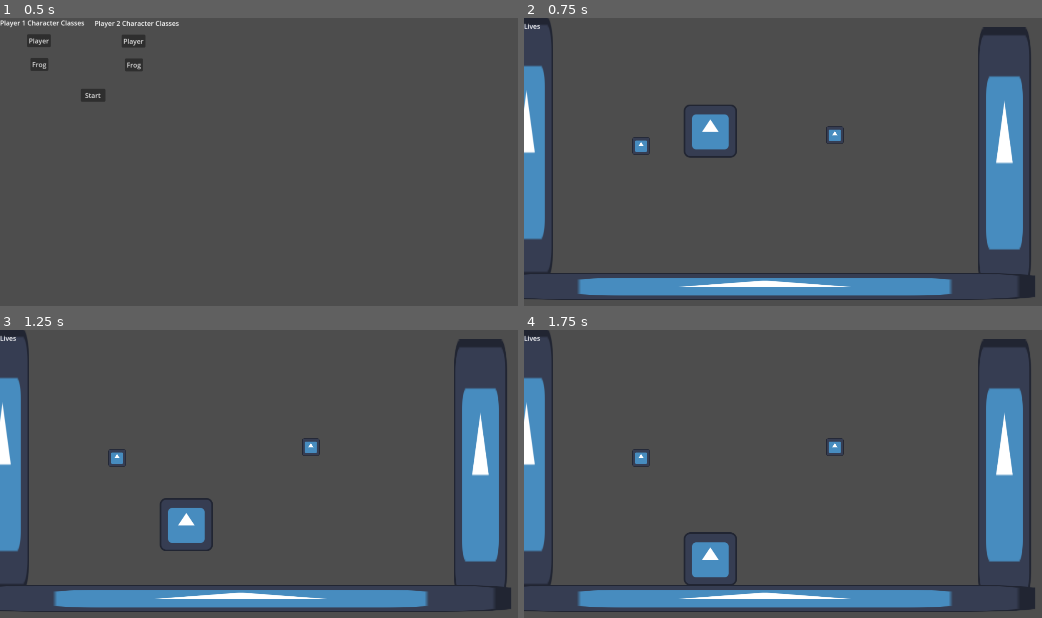
Above: before the commit, frames 1-4 (two rows, left to right).
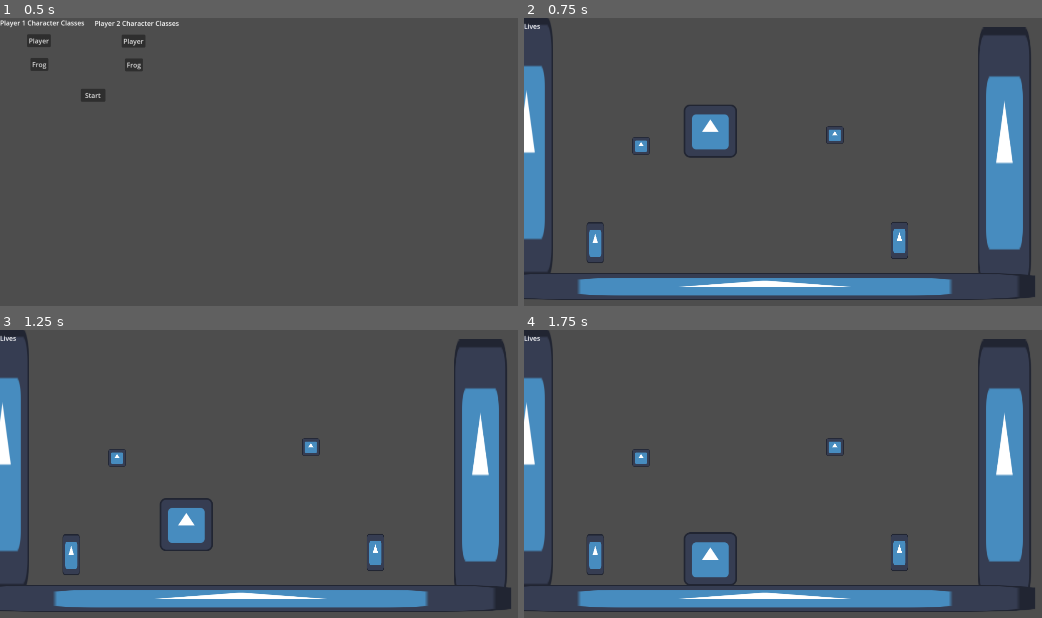
Above: after the commit, the same moments.

Repository: Nikhil-Mohan-01/Godot-Game
Game: Godot game, scene res://Scenes/contols.tscn
Two runs of this game, one before a commit and one after it. Both use one fixed random seed, a clock stepped at 60 frames per second and the inputs below. The engine's default icon, where the game draws it, is replaced by a stand-in: a white triangle on a blue panel in a dark square.
Inputs:
- Up to frame 1 (0.5 s): no input
- Up to frame 2 (0.75 s): click "Start" at 0.5 s
- Up to frame 3 (1.25 s): no input
- Up to frame 4 (1.75 s): tap Enter at 1.25 s; hold D from 1.28 s (still down); hold E from 1.28 s (still down); tap W at 1.52 s; tap U at 1.55 s

Frame 1 is identical in both runs. In frame 2, 0.5% of the frame differs, in the area x 12-75%, y 70-86%; in frame 3, 0.5%; in frame 4, 0.5%.

Commit message:
Finished the character classes, worked on the artifact and added portals to swap between regular player and frog.

Diff:
--- /dev/null
+++ b/SRC/Artifact.gd
@@ -0,0 +1,17 @@
+extends RigidBody2D
+
+@onready var Player1 = get_parent().get_node("Player1")
+@onready var Player2 = get_parent().get_node("Player2")
+
+func _ready():
+	pass
+
+func _process(delta):
+	pass
+
+func _on_area_2d_body_entered(body):
+	print("Body Entered:", body.name)  # Debug print to check if the function is called
+	if body == Player1 and Input.is_key_pressed(KEY_E):
+		print("P1 Picked")
+	if body == Player2 and Input.is_key_pressed(KEY_U):
+		print("P2 Picked")
--- /dev/null
+++ b/SRC/Portal.gd
@@ -0,0 +1,23 @@
+extends Area2D
+
+@onready var Player1 = get_parent().get_node("Player1")
+@onready var Player2 = get_parent().get_node("Player2")
+
+# Called when the node enters the scene tree for the first time.
+func _ready():
+	pass # Replace with function body.
+
+
+# Called every frame. 'delta' is the elapsed time since the previous frame.
+func _process(delta):
+	pass
+
+
+func _on_body_entered(body):
+	print(body.name)
+	if body == Player1:
+		Global.frog1 = true
+		Global.player1 = false
+	if body == Player2:
+		Global.frog2 = true
+		Global.player2 = false
--- /dev/null
+++ b/SRC/PortalReverse.gd
@@ -0,0 +1,23 @@
+extends Area2D
+
+@onready var Player1 = get_parent().get_node("Player1")
+@onready var Player2 = get_parent().get_node("Player2")
+
+# Called when the node enters the scene tree for the first time.
+func _ready():
+	pass # Replace with function body.
+
+
+# Called every frame. 'delta' is the elapsed time since the previous frame.
+func _process(delta):
+	pass
+
+
+func _on_body_entered(body):
+	print(body.name)
+	if body == Player1:
+		Global.frog1 = false
+		Global.player1 = true
+	if body == Player2:
+		Global.frog2 = false
+		Global.player2 = true
--- a/SRC/player1_movement.gd
+++ b/SRC/player1_movement.gd
@@ -93,6 +93,12 @@
 		_add_angular_velocity((dlr * 0.3) * 0.02)
 
 func _process(delta):
+	if Global.player1:
+		scale = Vector2(0.5, 1)
+		rotation = 0
+	elif Global.frog1:
+		scale = Vector2(0.25, 0.25)
+
 	if Global.frog1:
 		rotation = -angle
 		angular_acceleration = ((-gravity * delta) / arm_length) * sin(angle)
--- a/SRC/player2_movement.gd
+++ b/SRC/player2_movement.gd
@@ -93,6 +93,12 @@
 		_add_angular_velocity((dlr * 0.3) * 0.02)
 
 func _process(delta):
+	if Global.player2:
+		scale = Vector2(0.5, 1)
+		rotation = 0
+	elif Global.frog2:
+		scale = Vector2(0.25, 0.25)
+
 	if Global.frog2:
 		rotation = -angle
 		angular_acceleration = ((-gravity * delta) / arm_length) * sin(angle)
--- a/Scenes/Artifact.tscn
+++ b/Scenes/Artifact.tscn
@@ -1,55 +1,32 @@
 [gd_scene load_steps=5 format=3 uid="uid://drx2k35x5ck51"]
 
+[ext_resource type="Script" path="res://SRC/Artifact.gd" id="1_dfmv4"]
 [ext_resource type="Texture2D" uid="uid://dc6uuhw4f1xqy" path="res://Assets/icon.svg" id="1_jpf8u"]
 
-[sub_resource type="GDScript" id="GDScript_3wrtb"]
-script/source = "extends RigidBody2D
-
-@onready var Player1 = get_parent().get_node(\"Player1\")
-@onready var Player2 = get_parent().get_node(\"Player2\")
-# Called when the node enters the scene tree for the first time.
-func _ready():
-	pass # Replace with function body.
-
-
-# Called every frame. 'delta' is the elapsed time since the previous frame.
-func _process(delta):
-	pass
-
-
-func _on_area_2d_body_entered(body):
-	if body == Player1:
-		if Input.is_key_pressed(KEY_E):
-			print(\"P1 Picked\")
-	elif body == Player2:
-		if Input.is_key_pressed(KEY_U):
-			print(\"P2 Picked\")
-"
+[sub_resource type="RectangleShape2D" id="RectangleShape2D_otucn"]
+size = Vector2(126, 127)
 
 [sub_resource type="RectangleShape2D" id="RectangleShape2D_qk01v"]
 size = Vector2(126, 127)
 
-[sub_resource type="RectangleShape2D" id="RectangleShape2D_otucn"]
-size = Vector2(126, 127)
-
 [node name="Artifact" type="RigidBody2D"]
 collision_layer = 8
-script = SubResource("GDScript_3wrtb")
+script = ExtResource("1_dfmv4")
 
-[node name="CollisionShape2D" type="CollisionShape2D" parent="."]
-position = Vector2(0, -0.5)
-shape = SubResource("RectangleShape2D_qk01v")
+[node name="Sprite2D" type="Sprite2D" parent="."]
+texture = ExtResource("1_jpf8u")
 
 [node name="Area2D" type="Area2D" parent="."]
 collision_layer = 4
 collision_mask = 2
-
-[node name="Sprite2D" type="Sprite2D" parent="Area2D"]
-texture = ExtResource("1_jpf8u")
 
 [node name="CollisionShape2D" type="CollisionShape2D" parent="Area2D"]
 position = Vector2(0, -0.5)
 shape = SubResource("RectangleShape2D_otucn")
 debug_color = Color(0.68967, 0.498292, 0, 0.42)
 
+[node name="CollisionShape2D2" type="CollisionShape2D" parent="."]
+position = Vector2(0, -0.5)
+shape = SubResource("RectangleShape2D_qk01v")
+
 [connection signal="body_entered" from="Area2D" to="." method="_on_area_2d_body_entered"]
--- a/Scenes/Player1.tscn
+++ b/Scenes/Player1.tscn
@@ -10,7 +10,7 @@
 [node name="Player1_Frog" type="CharacterBody2D"]
 scale = Vector2(0.33, 0.33)
 collision_layer = 2
-collision_mask = 5
+collision_mask = 21
 script = ExtResource("1_co0pl")
 
 [node name="Sprite2D" type="Sprite2D" parent="."]
--- a/Scenes/main.tscn
+++ b/Scenes/main.tscn
@@ -1,10 +1,12 @@
-[gd_scene load_steps=7 format=3 uid="uid://swngeg5rhhdh"]
+[gd_scene load_steps=9 format=3 uid="uid://swngeg5rhhdh"]
 
 [ext_resource type="Script" path="res://SRC/main.gd" id="1_fhg7w"]
 [ext_resource type="PackedScene" uid="uid://du0mt2887weg6" path="res://Scenes/Player1.tscn" id="1_sviiv"]
 [ext_resource type="Texture2D" uid="uid://dc6uuhw4f1xqy" path="res://Assets/icon.svg" id="2_ro2f5"]
 [ext_resource type="PackedScene" uid="uid://drx2k35x5ck51" path="res://Scenes/Artifact.tscn" id="3_ghsqg"]
 [ext_resource type="PackedScene" uid="uid://dn7gpvvjrgnea" path="res://Scenes/Player2.tscn" id="5_a55v7"]
+[ext_resource type="PackedScene" uid="uid://dw3j84j3iibxo" path="res://Scenes/portal.tscn" id="6_upy1o"]
+[ext_resource type="PackedScene" uid="uid://chr0jcn2erqx" path="res://Scenes/portal_reverse.tscn" id="7_7goin"]
 
 [sub_resource type="RectangleShape2D" id="RectangleShape2D_msm44"]
 size = Vector2(128, 126)
@@ -60,3 +62,13 @@
 
 [node name="Artifact" parent="." instance=ExtResource("3_ghsqg")]
 position = Vector2(447.217, 259.151)
+
+[node name="Portal" parent="." instance=ExtResource("6_upy1o")]
+position = Vector2(171, 539)
+scale = Vector2(0.33, 0.33)
+collision_layer = 16
+collision_mask = 2
+
+[node name="PortalReverse" parent="." instance=ExtResource("7_7goin")]
+position = Vector2(901, 534)
+scale = Vector2(0.33, 0.33)
--- /dev/null
+++ b/Scenes/portal.tscn
@@ -0,0 +1,22 @@
+[gd_scene load_steps=4 format=3 uid="uid://dw3j84j3iibxo"]
+
+[ext_resource type="Script" path="res://SRC/Portal.gd" id="1_mcuyd"]
+[ext_resource type="Texture2D" uid="uid://dc6uuhw4f1xqy" path="res://Assets/icon.svg" id="2_iecwk"]
+
+[sub_resource type="RectangleShape2D" id="RectangleShape2D_w1ae2"]
+size = Vector2(127, 297)
+
+[node name="Portal" type="Area2D"]
+script = ExtResource("1_mcuyd")
+
+[node name="Sprite2D" type="Sprite2D" parent="."]
+position = Vector2(0, 0.5)
+scale = Vector2(1, 2.32031)
+texture = ExtResource("2_iecwk")
+
+[node name="CollisionShape2D" type="CollisionShape2D" parent="."]
+position = Vector2(0, 0.5)
+shape = SubResource("RectangleShape2D_w1ae2")
+debug_color = Color(0.866651, 0.000558365, 0.858811, 0.42)
+
+[connection signal="body_entered" from="." to="." method="_on_body_entered"]
--- /dev/null
+++ b/Scenes/portal_reverse.tscn
@@ -0,0 +1,24 @@
+[gd_scene load_steps=4 format=3 uid="uid://chr0jcn2erqx"]
+
+[ext_resource type="Script" path="res://SRC/PortalReverse.gd" id="1_dd57q"]
+[ext_resource type="Texture2D" uid="uid://dc6uuhw4f1xqy" path="res://Assets/icon.svg" id="2_o4vuc"]
+
+[sub_resource type="RectangleShape2D" id="RectangleShape2D_teeis"]
+size = Vector2(51.202, 99.7176)
+
+[node name="PortalReverse" type="Area2D"]
+collision_layer = 16
+collision_mask = 2
+script = ExtResource("1_dd57q")
+
+[node name="Sprite2D" type="Sprite2D" parent="."]
+scale = Vector2(1, 2.12)
+texture = ExtResource("2_o4vuc")
+
+[node name="CollisionShape2D" type="CollisionShape2D" parent="."]
+position = Vector2(0.55839, -0.526653)
+scale = Vector2(2.48265, 2.7372)
+shape = SubResource("RectangleShape2D_teeis")
+debug_color = Color(0.919896, 0.281898, 0, 0.42)
+
+[connection signal="body_entered" from="." to="." method="_on_body_entered"]
Not shown, changed: README.md
